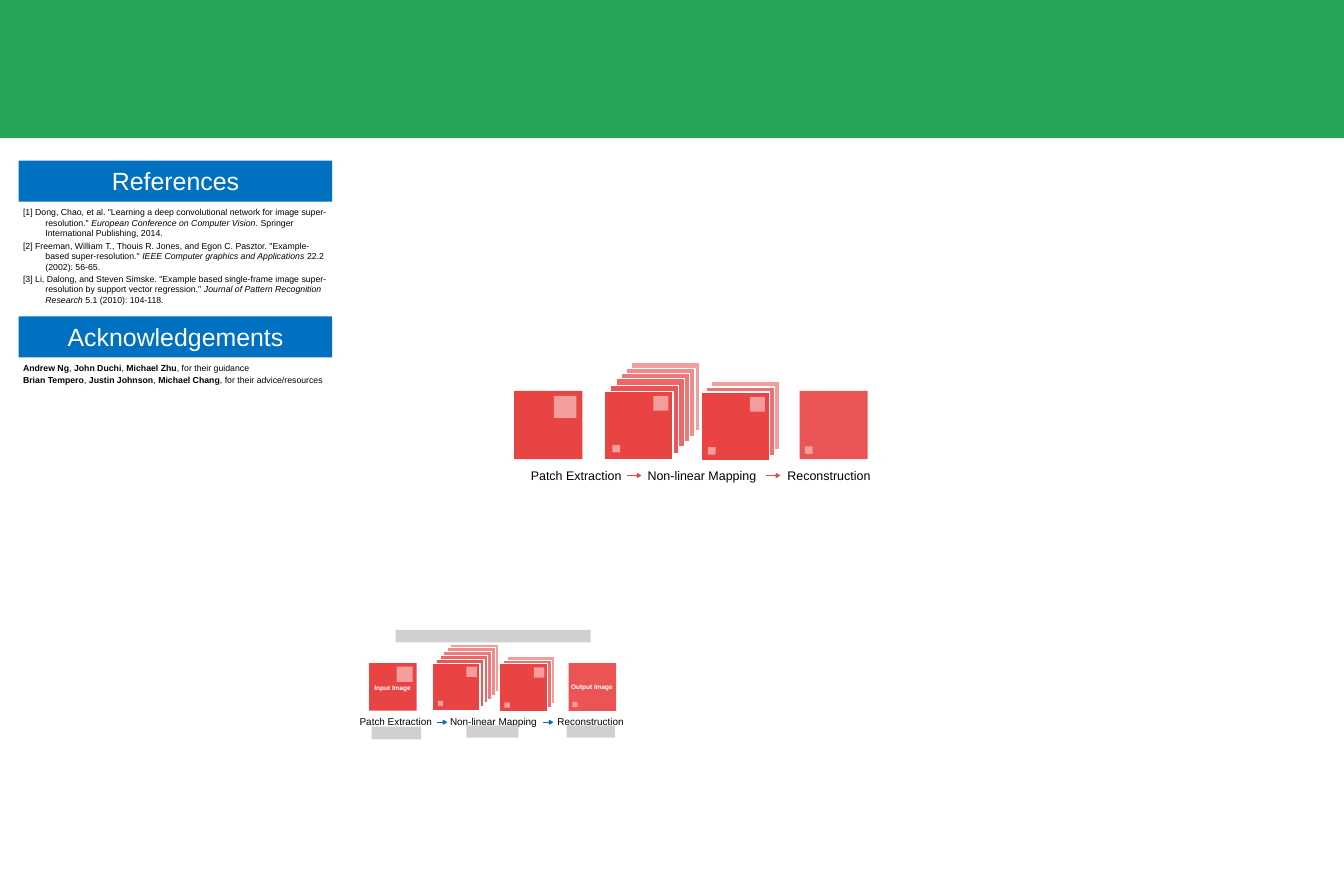
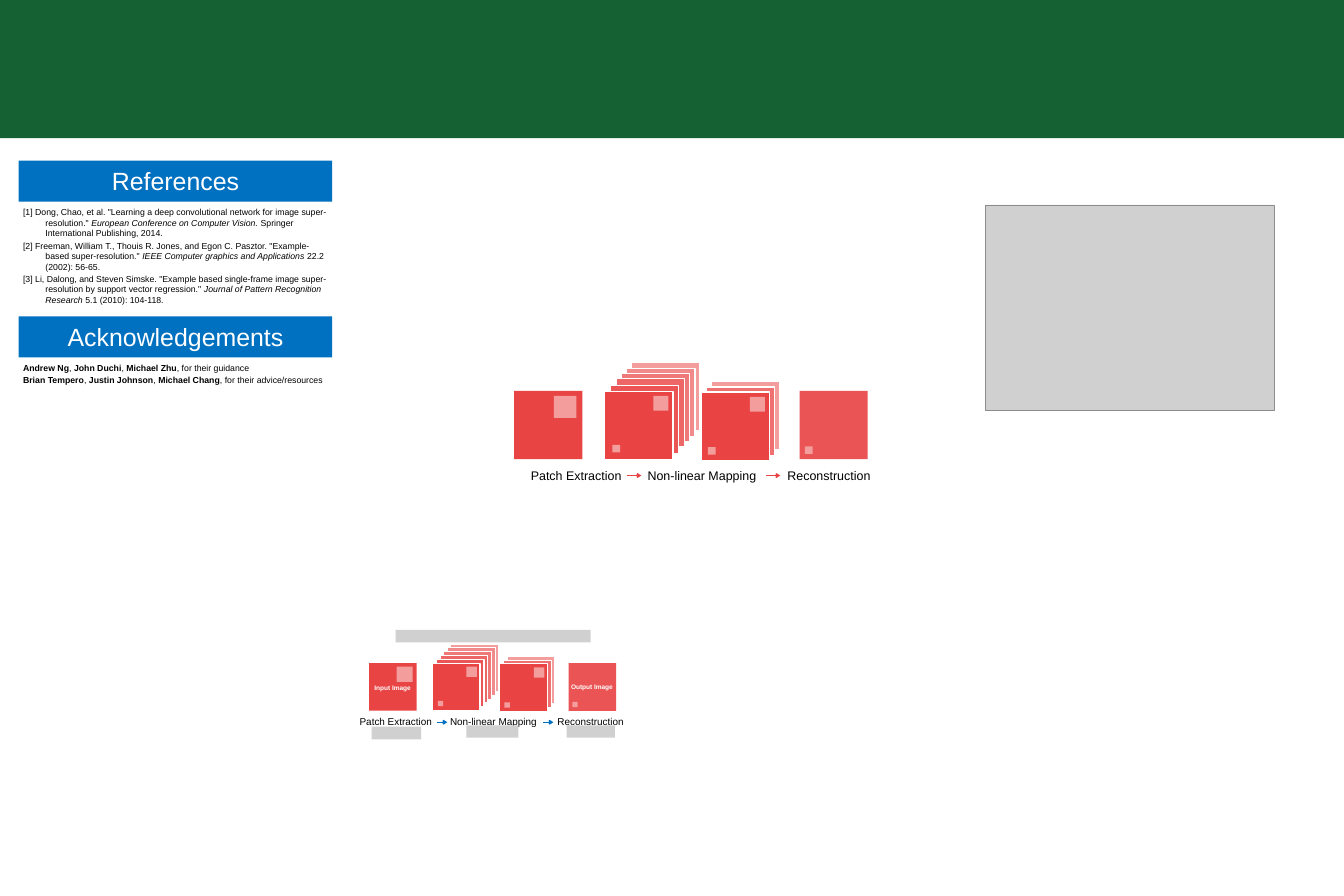
Before and after one commit to brad-ross/crop-yield-prediction-project, a slide deck: slide 3 of poster/pptx/poster_rough.pptx (slide 4 before the commit). Drawn at 1344x896 pixels with LibreOffice and Linux fonts; fonts in the diff are those of the drawing; grey boxes stand for pictures. Boxes give left, top, right and bottom in pixels: in the first picture for what was removed or moved away, otherwise in the second. Text is boxed around its words. In the diff, an @@ line names an element or a change of style, - is before the commit and + after.

Commit message:
Add updated poster.

```diff
--- a/poster/pptx/poster_rough.pptx
+++ b/poster/pptx/poster_rough.pptx
@@ rectangle at [0,0,1344,138]: fill #26A65B to #156134 @@
@@ picture added at [986,205,1275,410] @@
```
Also in this commit, not shown: 3 other slides changed, 1 slide added, 1 other file.
